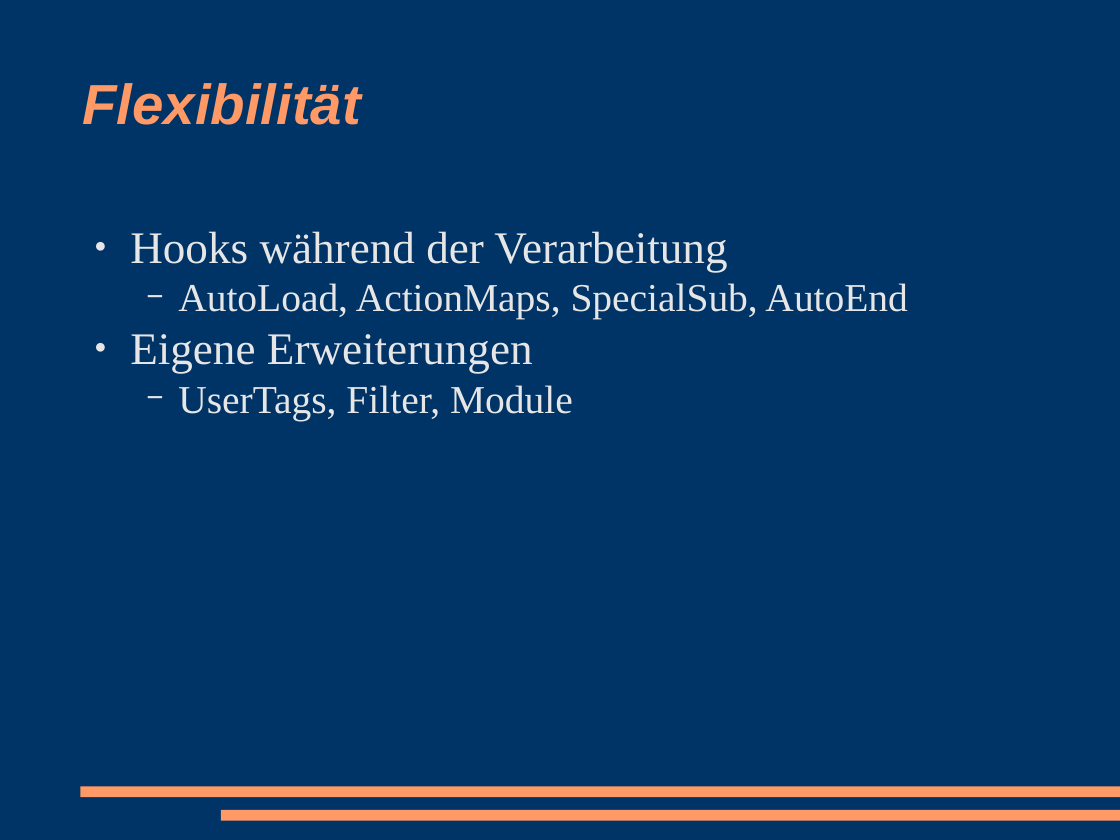
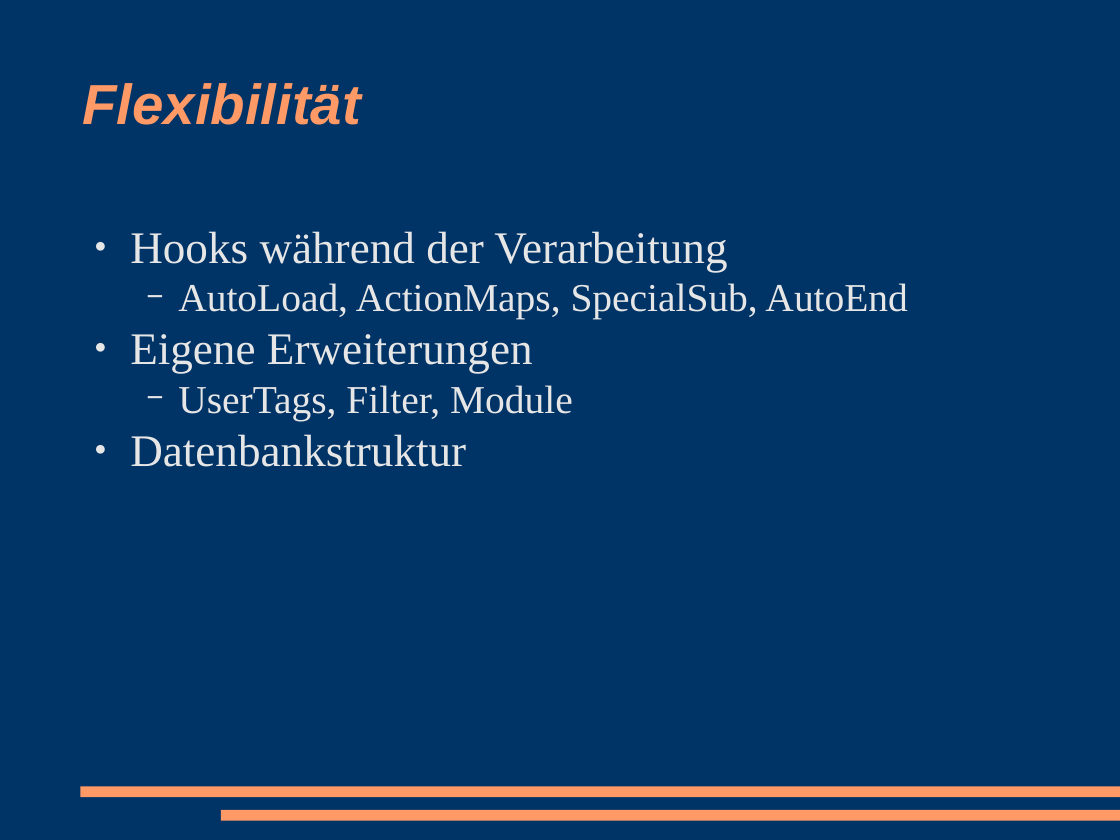
Before and after one commit to racke/Presentations, a slide deck: slide 24 of cebit2009/interchange.odp (slide 23 before the commit). Drawn at 1120x840 pixels with LibreOffice and Linux fonts; fonts in the diff are those of the drawing. Boxes give left, top, right and bottom in pixels: in the first picture for what was removed or moved away, otherwise in the second. Text is boxed around its words. In the diff, an @@ line names an element or a change of style, - is before the commit and + after.

```diff
--- a/cebit2009/interchange.odp
+++ b/cebit2009/interchange.odp
@@ text at (130,434,466,467): paragraph added @@
+● Datenbankstruktur
```
Also in this commit, not shown: 16 other slides changed, 2 slides added, 1 slide removed, 1 other file.
